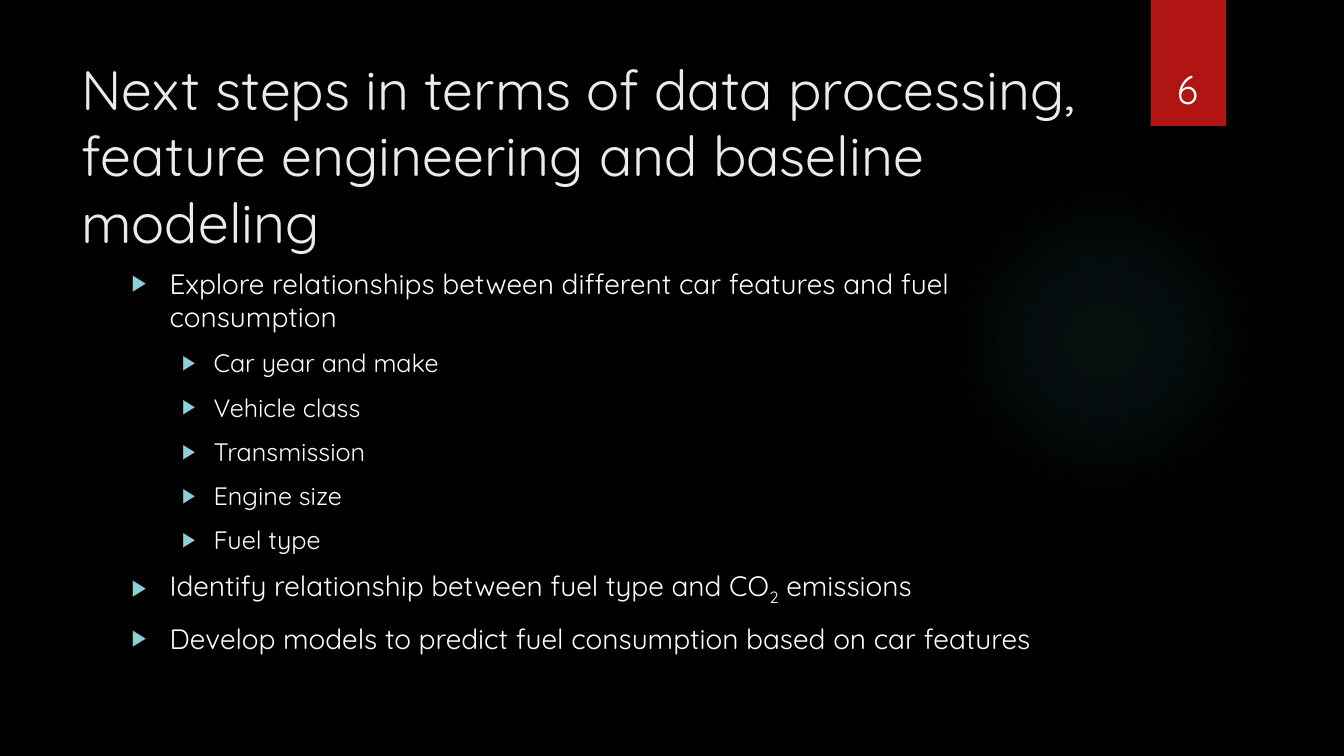
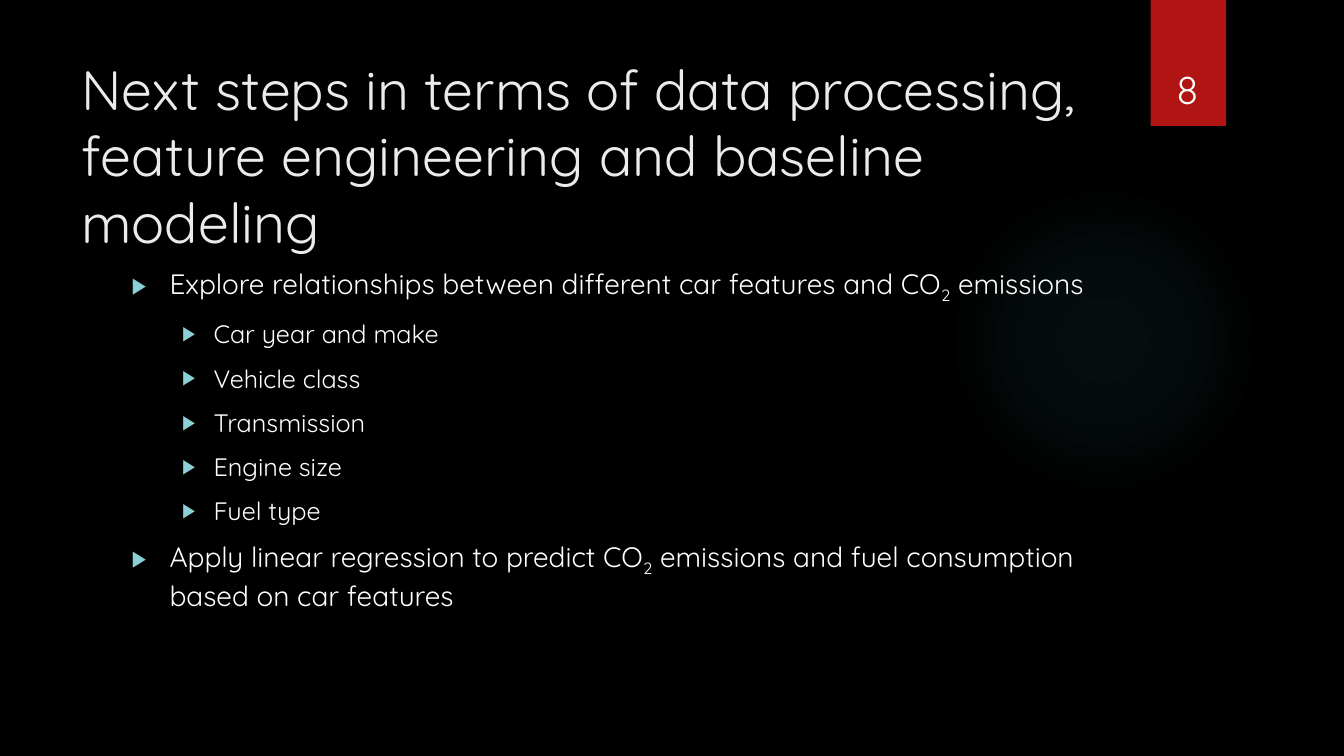
Before and after one commit to zaidjawadi/Capstone-Project, a slide deck: slide 8 of Sprint 1 Presentation.pptx (slide 6 before the commit). Drawn at 1344x756 pixels with LibreOffice and Linux fonts; fonts in the diff are those of the drawing; background and template pictures are left out. Boxes give left, top, right and bottom in pixels: in the first picture for what was removed or moved away, otherwise in the second. Text is boxed around its words. In the diff, an @@ line names an element or a change of style, - is before the commit and + after.

```diff
--- a/Sprint 1 Presentation.pptx
+++ b/Sprint 1 Presentation.pptx
@@ page number at [1176, 76, 1198, 105]: text changed @@
-6
+8
@@ text at [170, 273, 1083, 300]: text changed @@
-▶ Explore relationships between different car features and fuel consumption
+▶ Explore relationships between different car features and CO2 emissions
@@ text at [170, 546, 1073, 607]: text changed @@
-▶ Identify relationship between fuel type and CO2 emissions
-▶ Develop models to predict fuel consumption based on car features
+▶ Apply linear regression to predict CO2 emissions and fuel consumption based on car features
```
Also in this commit, not shown: 5 other slides changed, 3 slides added, 6 other files.
